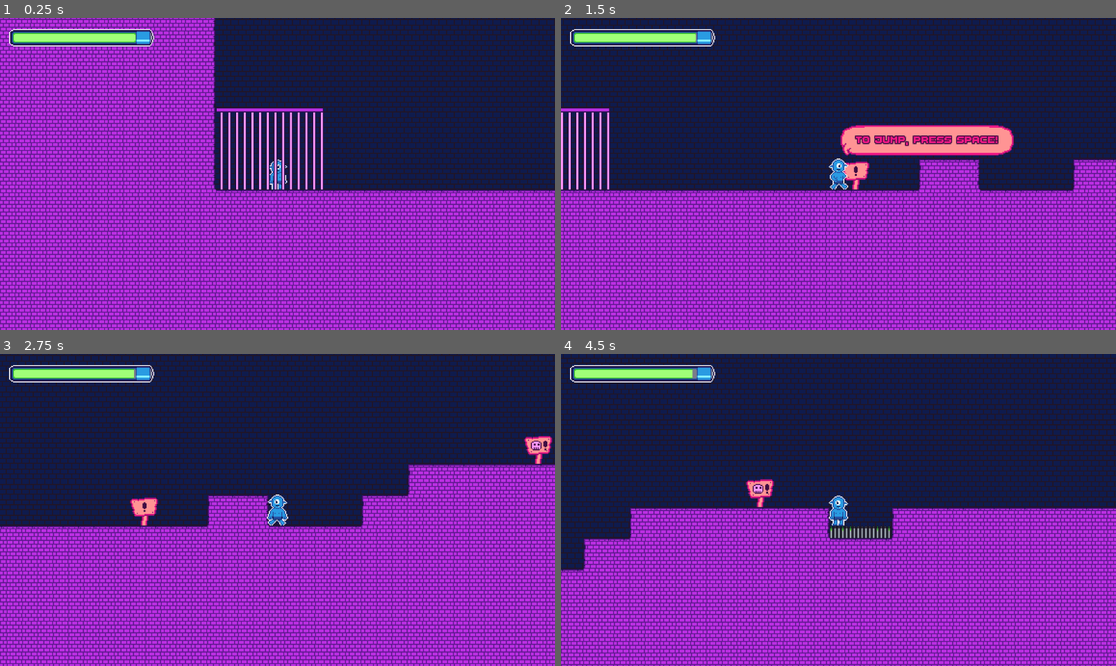
Above: before the commit, frames 1-4 (two rows, left to right).
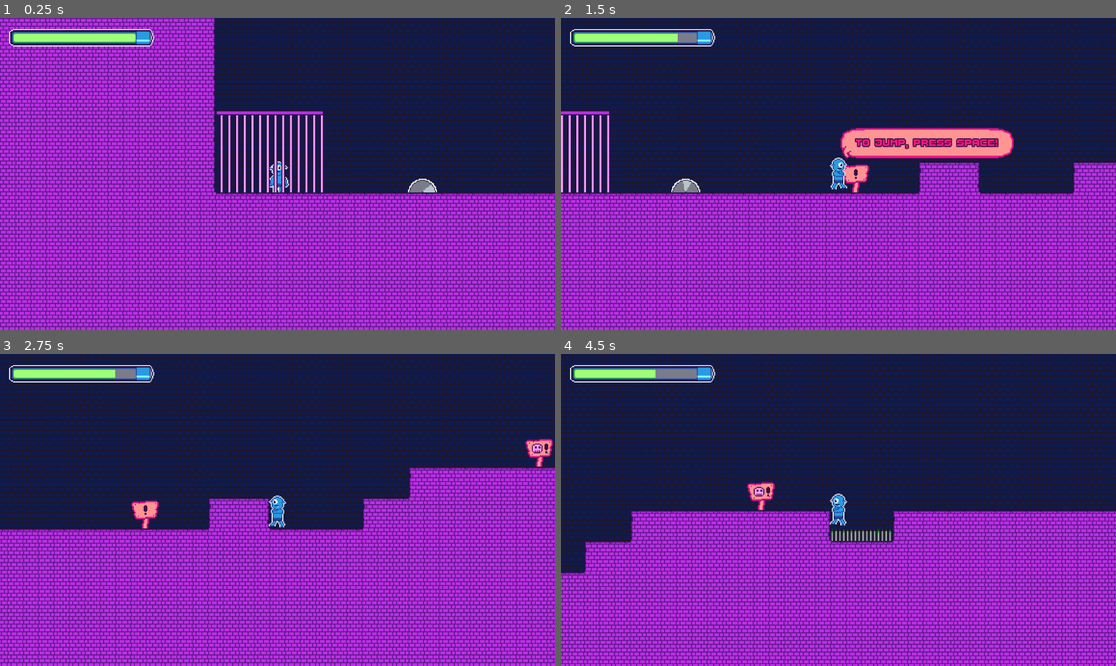
Above: after the commit, the same moments.

Repository: Matt-Lamo/Homunculose
Game: Godot game, scene res://Scenes/tutorial.tscn
Same seed, same stepped clock (60 frames per second), same inputs: the game is played once before the commit and once after it.
Inputs:
- Up to frame 1 (0.25 s): no input
- Up to frame 2 (1.5 s): tap Enter (ui_accept) at 0.5, 0.77 s; hold D (right) from 0.53 s (still down)
- Up to frame 3 (2.75 s): tap Enter (ui_accept) at 1.52 s; release D (right) at 2.03 s; hold A (left) from 2.03 s (still down)
- Up to frame 4 (4.5 s): release A (left) at 2.78 s; hold D (right) 2.78-4.28 s; tap Enter (ui_accept) at 3.02, 3.77 s; hold A (left) from 4.28 s (still down)

The runs differ from the first frame. In frame 1, 55% of the frame differs, in the area x 0-100%, y 0-100%; in frame 2, 51%; in frame 3, 54%; in frame 4, 53%.

Commit message:
Sawblade obstacle added

Diff:
--- a/Scenes/homunculus.tscn
+++ b/Scenes/homunculus.tscn
@@ -1,83 +1,275 @@
-[gd_scene load_steps=15 format=3 uid="uid://dkxk5pare3xqx"]
+[gd_scene load_steps=43 format=3 uid="uid://dkxk5pare3xqx"]
 
 [ext_resource type="Script" uid="uid://dpn8nq4sl1bq" path="res://Scripts/homunculus.gd" id="1_ocvrq"]
-[ext_resource type="Texture2D" uid="uid://ctvjjf7e6d2nr" path="res://Assets/Sprites/Homunculus Spritesheet.png" id="1_y42ka"]
+[ext_resource type="Texture2D" uid="uid://c3rxk4p1yw0ku" path="res://Assets/Sprites/idle.png" id="2_n8lva"]
+[ext_resource type="Texture2D" uid="uid://d2mxq71k8p85y" path="res://Assets/Sprites/jump.png" id="3_djr0o"]
+[ext_resource type="Texture2D" uid="uid://ciwn5j788rxk3" path="res://Assets/Sprites/run.png" id="3_n8lva"]
 [ext_resource type="Script" uid="uid://cwcvxlmyr7me5" path="res://Scripts/charge_timer.gd" id="3_ygv5h"]
-
-[sub_resource type="AtlasTexture" id="AtlasTexture_ymkup"]
-atlas = ExtResource("1_y42ka")
-region = Rect2(0, 0, 32, 32)
-
-[sub_resource type="AtlasTexture" id="AtlasTexture_jvk4d"]
-atlas = ExtResource("1_y42ka")
-region = Rect2(32, 0, 32, 32)
-
-[sub_resource type="AtlasTexture" id="AtlasTexture_lguf1"]
-atlas = ExtResource("1_y42ka")
-region = Rect2(64, 0, 32, 32)
-
-[sub_resource type="AtlasTexture" id="AtlasTexture_8edqv"]
-atlas = ExtResource("1_y42ka")
-region = Rect2(96, 0, 32, 32)
-
-[sub_resource type="AtlasTexture" id="AtlasTexture_y42ka"]
-atlas = ExtResource("1_y42ka")
-region = Rect2(128, 0, 32, 32)
-
-[sub_resource type="AtlasTexture" id="AtlasTexture_dedpo"]
-atlas = ExtResource("1_y42ka")
-region = Rect2(160, 0, 32, 32)
-
-[sub_resource type="AtlasTexture" id="AtlasTexture_pi6qm"]
-atlas = ExtResource("1_y42ka")
-region = Rect2(192, 0, 32, 32)
-
-[sub_resource type="AtlasTexture" id="AtlasTexture_3e2d7"]
-atlas = ExtResource("1_y42ka")
-region = Rect2(224, 0, 32, 32)
+[ext_resource type="Texture2D" uid="uid://b0rqnuvjqwckv" path="res://Assets/Sprites/facingaway.png" id="4_yu75g"]
+[ext_resource type="Texture2D" uid="uid://cs6sfqwk55hh2" path="res://Assets/Sprites/wall.png" id="5_ai20m"]
+
+[sub_resource type="AtlasTexture" id="AtlasTexture_j0skw"]
+atlas = ExtResource("3_djr0o")
+region = Rect2(0, 0, 42, 42)
+
+[sub_resource type="AtlasTexture" id="AtlasTexture_ld0m8"]
+atlas = ExtResource("3_djr0o")
+region = Rect2(42, 0, 42, 42)
+
+[sub_resource type="AtlasTexture" id="AtlasTexture_kc1a8"]
+atlas = ExtResource("3_djr0o")
+region = Rect2(84, 0, 42, 42)
+
+[sub_resource type="AtlasTexture" id="AtlasTexture_1msdo"]
+atlas = ExtResource("3_djr0o")
+region = Rect2(126, 0, 42, 42)
+
+[sub_resource type="AtlasTexture" id="AtlasTexture_i0a4t"]
+atlas = ExtResource("3_djr0o")
+region = Rect2(168, 0, 42, 42)
+
+[sub_resource type="AtlasTexture" id="AtlasTexture_djr0o"]
+atlas = ExtResource("2_n8lva")
+region = Rect2(0, 0, 42, 42)
+
+[sub_resource type="AtlasTexture" id="AtlasTexture_ai20m"]
+atlas = ExtResource("2_n8lva")
+region = Rect2(42, 0, 42, 42)
+
+[sub_resource type="AtlasTexture" id="AtlasTexture_yu75g"]
+atlas = ExtResource("2_n8lva")
+region = Rect2(84, 0, 42, 42)
+
+[sub_resource type="AtlasTexture" id="AtlasTexture_ek4i8"]
+atlas = ExtResource("2_n8lva")
+region = Rect2(126, 0, 42, 42)
+
+[sub_resource type="AtlasTexture" id="AtlasTexture_acfkb"]
+atlas = ExtResource("2_n8lva")
+region = Rect2(168, 0, 42, 42)
+
+[sub_resource type="AtlasTexture" id="AtlasTexture_s3lns"]
+atlas = ExtResource("3_djr0o")
+region = Rect2(210, 0, 42, 42)
+
+[sub_resource type="AtlasTexture" id="AtlasTexture_unk6l"]
+atlas = ExtResource("3_djr0o")
+region = Rect2(168, 0, 42, 42)
+
+[sub_resource type="AtlasTexture" id="AtlasTexture_gilqk"]
+atlas = ExtResource("3_djr0o")
+region = Rect2(126, 0, 42, 42)
+
+[sub_resource type="AtlasTexture" id="AtlasTexture_1sayd"]
+atlas = ExtResource("3_djr0o")
+region = Rect2(84, 0, 42, 42)
+
+[sub_resource type="AtlasTexture" id="AtlasTexture_e7ust"]
+atlas = ExtResource("3_djr0o")
+region = Rect2(42, 0, 42, 42)
+
+[sub_resource type="AtlasTexture" id="AtlasTexture_j6con"]
+atlas = ExtResource("3_djr0o")
+region = Rect2(0, 0, 42, 42)
+
+[sub_resource type="AtlasTexture" id="AtlasTexture_2qypo"]
+atlas = ExtResource("4_yu75g")
+region = Rect2(0, 0, 42, 42)
+
+[sub_resource type="AtlasTexture" id="AtlasTexture_a6o4f"]
+atlas = ExtResource("4_yu75g")
+region = Rect2(42, 0, 42, 42)
+
+[sub_resource type="AtlasTexture" id="AtlasTexture_ld42p"]
+atlas = ExtResource("4_yu75g")
+region = Rect2(84, 0, 42, 42)
+
+[sub_resource type="AtlasTexture" id="AtlasTexture_grcg7"]
+atlas = ExtResource("4_yu75g")
+region = Rect2(126, 0, 42, 42)
+
+[sub_resource type="AtlasTexture" id="AtlasTexture_hetxs"]
+atlas = ExtResource("4_yu75g")
+region = Rect2(168, 0, 42, 42)
+
+[sub_resource type="AtlasTexture" id="AtlasTexture_ratss"]
+atlas = ExtResource("3_n8lva")
+region = Rect2(0, 0, 42, 42)
+
+[sub_resource type="AtlasTexture" id="AtlasTexture_k04rr"]
+atlas = ExtResource("3_n8lva")
+region = Rect2(42, 0, 42, 42)
+
+[sub_resource type="AtlasTexture" id="AtlasTexture_he2pd"]
+atlas = ExtResource("3_n8lva")
+region = Rect2(84, 0, 42, 42)
+
+[sub_resource type="AtlasTexture" id="AtlasTexture_5fl41"]
+atlas = ExtResource("3_n8lva")
+region = Rect2(126, 0, 42, 42)
+
+[sub_resource type="AtlasTexture" id="AtlasTexture_h1mfh"]
+atlas = ExtResource("3_n8lva")
+region = Rect2(168, 0, 42, 42)
+
+[sub_resource type="AtlasTexture" id="AtlasTexture_flhba"]
+atlas = ExtResource("3_n8lva")
+region = Rect2(210, 0, 42, 42)
+
+[sub_resource type="AtlasTexture" id="AtlasTexture_cjlg5"]
+atlas = ExtResource("5_ai20m")
+region = Rect2(0, 0, 20, 40)
+
+[sub_resource type="AtlasTexture" id="AtlasTexture_jhkgg"]
+atlas = ExtResource("5_ai20m")
+region = Rect2(20, 0, 20, 40)
+
+[sub_resource type="AtlasTexture" id="AtlasTexture_0y1lt"]
+atlas = ExtResource("5_ai20m")
+region = Rect2(40, 0, 20, 40)
+
+[sub_resource type="AtlasTexture" id="AtlasTexture_3yfmy"]
+atlas = ExtResource("5_ai20m")
+region = Rect2(60, 0, 20, 40)
+
+[sub_resource type="AtlasTexture" id="AtlasTexture_sqcko"]
+atlas = ExtResource("5_ai20m")
+region = Rect2(80, 0, 20, 40)
 
 [sub_resource type="SpriteFrames" id="SpriteFrames_dedpo"]
 animations = [{
 "frames": [{
 "duration": 1.0,
-"texture": SubResource("AtlasTexture_ymkup")
-}, {
-"duration": 1.0,
-"texture": SubResource("AtlasTexture_jvk4d")
-}, {
-"duration": 1.0,
-"texture": SubResource("AtlasTexture_lguf1")
-}, {
-"duration": 1.0,
-"texture": SubResource("AtlasTexture_8edqv")
+"texture": SubResource("AtlasTexture_j0skw")
+}, {
+"duration": 1.0,
+"texture": SubResource("AtlasTexture_ld0m8")
+}, {
+"duration": 1.0,
+"texture": SubResource("AtlasTexture_kc1a8")
+}, {
+"duration": 1.0,
+"texture": SubResource("AtlasTexture_1msdo")
+}, {
+"duration": 1.0,
+"texture": SubResource("AtlasTexture_i0a4t")
+}],
+"loop": false,
+"name": &"falling",
+"speed": 10.0
+}, {
+"frames": [{
+"duration": 1.0,
+"texture": SubResource("AtlasTexture_djr0o")
+}, {
+"duration": 1.0,
+"texture": SubResource("AtlasTexture_ai20m")
+}, {
+"duration": 1.0,
+"texture": SubResource("AtlasTexture_yu75g")
+}, {
+"duration": 1.0,
+"texture": SubResource("AtlasTexture_ek4i8")
+}, {
+"duration": 1.0,
+"texture": SubResource("AtlasTexture_acfkb")
 }],
 "loop": true,
 "name": &"idle",
-"speed": 5.0
-}, {
-"frames": [{
-"duration": 1.0,
-"texture": SubResource("AtlasTexture_y42ka")
-}, {
-"duration": 1.0,
-"texture": SubResource("AtlasTexture_dedpo")
-}, {
-"duration": 1.0,
-"texture": SubResource("AtlasTexture_pi6qm")
-}, {
-"duration": 1.0,
-"texture": SubResource("AtlasTexture_3e2d7")
+"speed": 10.0
+}, {
+"frames": [{
+"duration": 1.0,
+"texture": SubResource("AtlasTexture_s3lns")
+}, {
+"duration": 1.0,
+"texture": SubResource("AtlasTexture_unk6l")
+}, {
+"duration": 1.0,
+"texture": SubResource("AtlasTexture_gilqk")
+}, {
+"duration": 1.0,
+"texture": SubResource("AtlasTexture_1sayd")
+}, {
+"duration": 1.0,
+"texture": SubResource("AtlasTexture_e7ust")
+}, {
+"duration": 1.0,
+"texture": SubResource("AtlasTexture_j6con")
+}],
+"loop": false,
+"name": &"jumping",
+"speed": 10.0
+}, {
+"frames": [{
+"duration": 1.0,
+"texture": SubResource("AtlasTexture_2qypo")
+}, {
+"duration": 1.0,
+"texture": SubResource("AtlasTexture_a6o4f")
+}, {
+"duration": 1.0,
+"texture": SubResource("AtlasTexture_ld42p")
+}, {
+"duration": 1.0,
+"texture": SubResource("AtlasTexture_grcg7")
+}, {
+"duration": 1.0,
+"texture": SubResource("AtlasTexture_hetxs")
+}],
+"loop": false,
+"name": &"turning_to_door",
+"speed": 12.0
+}, {
+"frames": [{
+"duration": 1.0,
+"texture": SubResource("AtlasTexture_ratss")
+}, {
+"duration": 1.0,
+"texture": SubResource("AtlasTexture_k04rr")
+}, {
+"duration": 1.0,
+"texture": SubResource("AtlasTexture_he2pd")
+}, {
+"duration": 1.0,
+"texture": SubResource("AtlasTexture_5fl41")
+}, {
+"duration": 1.0,
+"texture": SubResource("AtlasTexture_h1mfh")
+}, {
+"duration": 1.0,
+"texture": SubResource("AtlasTexture_flhba")
 }],
 "loop": true,
 "name": &"walking",
-"speed": 5.0
+"speed": 10.0
+}, {
+"frames": [{
+"duration": 1.0,
+"texture": SubResource("AtlasTexture_cjlg5")
+}, {
+"duration": 1.0,
+"texture": SubResource("AtlasTexture_jhkgg")
+}, {
+"duration": 1.0,
+"texture": SubResource("AtlasTexture_0y1lt")
+}, {
+"duration": 1.0,
+"texture": SubResource("AtlasTexture_3yfmy")
+}, {
+"duration": 1.0,
+"texture": SubResource("AtlasTexture_sqcko")
+}],
+"loop": true,
+"name": &"wall_sliding",
+"speed": 10.0
 }]
 
 [sub_resource type="RectangleShape2D" id="RectangleShape2D_y42ka"]
 size = Vector2(18, 30)
 
 [sub_resource type="RectangleShape2D" id="RectangleShape2D_ygv5h"]
-size = Vector2(20, 32)
+size = Vector2(18, 31)
 
 [node name="Homunculus" type="CharacterBody2D"]
 collision_mask = 6
@@ -88,10 +280,9 @@
 sprite_frames = SubResource("SpriteFrames_dedpo")
 animation = &"idle"
 autoplay = "idle"
-frame_progress = 0.502817
 
 [node name="CollisionShape2D" type="CollisionShape2D" parent="."]
-position = Vector2(0, 1)
+position = Vector2(1, 4)
 shape = SubResource("RectangleShape2D_y42ka")
 
 [node name="Timer" type="Timer" parent="."]
@@ -102,9 +293,10 @@
 collision_mask = 4
 
 [node name="CollisionShape2D" type="CollisionShape2D" parent="Hurtbox"]
-position = Vector2(0, 1)
+position = Vector2(1, 4.5)
 shape = SubResource("RectangleShape2D_ygv5h")
 debug_color = Color(0.960781, 0.0997243, 0.435305, 0.42)
 
+[connection signal="animation_finished" from="AnimatedSprite2D" to="." method="_on_animated_sprite_2d_animation_finished"]
 [connection signal="timeout" from="Timer" to="Timer" method="_on_timeout"]
 [connection signal="body_entered" from="Hurtbox" to="." method="_on_hitbox_body_entered"]
--- /dev/null
+++ b/Scenes/saw.tscn
@@ -0,0 +1,51 @@
+[gd_scene load_steps=8 format=3 uid="uid://d4d1cakprmnq"]
+
+[ext_resource type="Script" uid="uid://du6m7j6eqwthd" path="res://Scripts/saw.gd" id="1_4qbox"]
+[ext_resource type="Texture2D" uid="uid://b8g6k6p8enhqh" path="res://Assets/Sprites/Blade.png" id="1_jp1mk"]
+
+[sub_resource type="AtlasTexture" id="AtlasTexture_ddabk"]
+atlas = ExtResource("1_jp1mk")
+region = Rect2(0, 0, 32, 16)
+
+[sub_resource type="AtlasTexture" id="AtlasTexture_m2ud2"]
+atlas = ExtResource("1_jp1mk")
+region = Rect2(32, 0, 32, 16)
+
+[sub_resource type="AtlasTexture" id="AtlasTexture_reoe3"]
+atlas = ExtResource("1_jp1mk")
+region = Rect2(64, 0, 32, 16)
+
+[sub_resource type="AtlasTexture" id="AtlasTexture_b8b65"]
+atlas = ExtResource("1_jp1mk")
+region = Rect2(96, 0, 32, 16)
+
+[sub_resource type="SpriteFrames" id="SpriteFrames_tse5f"]
+animations = [{
+"frames": [{
+"duration": 1.0,
+"texture": SubResource("AtlasTexture_ddabk")
+}, {
+"duration": 1.0,
+"texture": SubResource("AtlasTexture_m2ud2")
+}, {
+"duration": 1.0,
+"texture": SubResource("AtlasTexture_reoe3")
+}, {
+"duration": 1.0,
+"texture": SubResource("AtlasTexture_b8b65")
+}],
+"loop": true,
+"name": &"default",
+"speed": 12.0
+}]
+
+[node name="Saw" type="Area2D"]
+script = ExtResource("1_4qbox")
+
+[node name="AnimatedSprite2D" type="AnimatedSprite2D" parent="."]
+sprite_frames = SubResource("SpriteFrames_tse5f")
+autoplay = "default"
+frame_progress = 0.203931
+
+[node name="CollisionPolygon2D" type="CollisionPolygon2D" parent="."]
+polygon = PackedVector2Array(-13, 8, 13, 8, 10, -1, 0, -5, -10, -1)
--- a/Scenes/tutorial.tscn
+++ b/Scenes/tutorial.tscn
@@ -1,12 +1,14 @@
-[gd_scene load_steps=20 format=4 uid="uid://2avxpwmciqkb"]
+[gd_scene load_steps=23 format=4 uid="uid://2avxpwmciqkb"]
 
 [ext_resource type="Texture2D" uid="uid://20dmr3dm01ly" path="res://Assets/Tilesheets/Background Tilesheet.png" id="1_i6t4g"]
 [ext_resource type="Texture2D" uid="uid://dt5vt2yjj2i41" path="res://Assets/Tilesheets/Foreground Tilesheet.png" id="2_p8jf4"]
 [ext_resource type="PackedScene" uid="uid://dkxk5pare3xqx" path="res://Scenes/homunculus.tscn" id="3_p1f1o"]
 [ext_resource type="PackedScene" uid="uid://0mjaihmx4gi2" path="res://Scenes/sign_2.tscn" id="4_8mnmb"]
 [ext_resource type="Texture2D" uid="uid://cgtr7gvpbkm25" path="res://Assets/Tilesheets/Hazards Tilesheet.png" id="4_ys4pu"]
+[ext_resource type="Script" uid="uid://c8pr8vxfosqa7" path="res://Scripts/saw_path_follow_2d.gd" id="5_ap3ea"]
 [ext_resource type="Texture2D" uid="uid://d0m4dm8ufrnfp" path="res://Assets/Sprites/Battery Hud Under.png" id="5_h2ono"]
 [ext_resource type="PackedScene" uid="uid://csowtgg5m54lg" path="res://Scenes/end_door.tscn" id="5_koko0"]
+[ext_resource type="PackedScene" uid="uid://d4d1cakprmnq" path="res://Scenes/saw.tscn" id="5_lsb8r"]
 [ext_resource type="Script" uid="uid://bgaww1xfs0vrt" path="res://Scripts/charge_bar.gd" id="5_p8jf4"]
 [ext_resource type="Texture2D" uid="uid://kyqtypgvt8r7" path="res://Assets/Sprites/Battery Hud Over.png" id="6_on4kn"]
 [ext_resource type="Texture2D" uid="uid://vh6t7e8iplgc" path="res://Assets/Sprites/Battery Hud Progress.png" id="7_70gml"]
@@ -71,6 +73,13 @@
 physics_layer_0/collision_layer = 2
 sources/0 = SubResource("TileSetAtlasSource_rwowx")
 
+[sub_resource type="Curve2D" id="Curve2D_lsb8r"]
+bake_interval = 1.0
+_data = {
+"points": PackedVector2Array(0, 0, 0, 0, 0, 8, 0, 0, 0, 0, 194, 8, 0, 0, 0, 0, 0, 8)
+}
+point_count = 3
+
 [sub_resource type="TileSetAtlasSource" id="TileSetAtlasSource_hu44a"]
 texture = ExtResource("4_ys4pu")
 2:0/0 = 0
@@ -103,6 +112,19 @@
 [node name="Sign2" parent="." instance=ExtResource("4_8mnmb")]
 position = Vector2(712, -64)
 signText = "Hazards like these will decrease your charge!"
+
+[node name="SawPath2d" type="Path2D" parent="."]
+position = Vector2(78, 8)
+curve = SubResource("Curve2D_lsb8r")
+
+[node name="SawPathFollow2d" type="PathFollow2D" parent="SawPath2d"]
+position = Vector2(0, 8)
+rotates = false
+script = ExtResource("5_ap3ea")
+
+[node name="Saw" parent="SawPath2d/SawPathFollow2d" instance=ExtResource("5_lsb8r")]
+position = Vector2(0, -8)
+direction = "bottom"
 
 [node name="End_Door" parent="." instance=ExtResource("5_koko0")]
 position = Vector2(1720, -152)
@@ -141,5 +163,7 @@
 position = Vector2(-2, 9)
 texture = ExtResource("9_8va2t")
 
+[connection signal="body_entered" from="SawPath2d/SawPathFollow2d/Saw" to="Homunculus" method="_on_saw_body_entered"]
 [connection signal="body_entered" from="End_Door" to="End_Door" method="_on_body_entered"]
 [connection signal="body_exited" from="End_Door" to="End_Door" method="_on_body_exited"]
+[connection signal="door_animation" from="End_Door" to="Homunculus" method="_on_end_door_door_animation"]
--- a/Scripts/end_door.gd
+++ b/Scripts/end_door.gd
@@ -3,6 +3,7 @@
 var opened = false
 @onready var playerInArea = false
 @onready var animatedSprite2d = $AnimatedSprite2D
+signal door_animation
 func _ready() -> void:
 	opened = false
 
@@ -13,6 +14,7 @@
 			#SEND SIGNAL TO PLAYER TO FREEZE AND PLAY ANIMATION
 			if animatedSprite2d.animation == "Idle":
 				animatedSprite2d.play("Open Animation")
+				door_animation.emit()
 
 
 
--- a/Scripts/homunculus.gd
+++ b/Scripts/homunculus.gd
@@ -2,29 +2,46 @@
 
 const SPEED = 300.0
 const JUMP_VELOCITY = -400.0
+const sawDamage = 15
+const hazardDamage = 15
+var deathBool = true #flips when player dies to break physics_process loop
 @onready var state = "Idle"
-@onready var animated_sprite_2d = $AnimatedSprite2D
+@onready var animatedSprite2d = $AnimatedSprite2D
 
 func _ready() -> void:
 	Global.charge = Global.maxCharge
 
 func _physics_process(delta: float) -> void:
+	if Global.charge <= 0:
+		if deathBool: #should trigger first time player runs out of charge
+			deathBool = false
+			#animatedSprite2d.play("dead") NEED TO DRAW DEATH ANIMATION
+
+
 	# Add the gravity.
 	if not is_on_floor():
 		velocity += get_gravity() * delta
+		#if velocity.y > 0.0:
+		#	animatedSprite2d.play("falling")
+		#elif velocity.y < 0.0:
+		#	animatedSprite2d.play("jumping")
+	#else:
+		#animatedSprite2d.play("idle")
+
 
 
 	# Handle jump.
 	if Input.is_action_just_pressed("ui_accept") and is_on_floor():
 		velocity.y = JUMP_VELOCITY
 
+
 	# Get the input direction and handle the movement/deceleration.
 	var direction := Input.get_axis("left", "right")
 	if direction !=0:
-		animated_sprite_2d.flip_h = (direction ==-1)  #flips animation
-		animated_sprite_2d.play("walking")
+		animatedSprite2d.flip_h = (direction ==-1)  #flips animation
+		animatedSprite2d.play("walking")
 	else:
-		animated_sprite_2d.play("idle")
+		animatedSprite2d.play("idle")
 
 	if direction:
 		velocity.x = direction * SPEED
@@ -37,3 +54,22 @@
 func _on_hitbox_body_entered(body: Node2D) -> void:
 	if body.name == "Hazards":
 		print("HAZARD HIT.")
+		Global.charge -= hazardDamage
+
+
+func _on_end_door_door_animation() -> void:
+	print("Signal received.")
+	animatedSprite2d.stop()
+	animatedSprite2d.play("turning_to_door")
+
+
+
+func _on_animated_sprite_2d_animation_finished() -> void:
+	if animatedSprite2d.animation == "turning_to_door":
+		pass #change scene to transition to next level
+	elif animatedSprite2d.animation == "jumping":
+		animatedSprite2d.play("falling")
+
+
+func _on_saw_body_entered(body: Node2D) -> void:
+	Global.charge -= sawDamage
--- /dev/null
+++ b/Scripts/saw.gd
@@ -0,0 +1,21 @@
+extends Area2D
+
+@export var direction = ""
+
+# Called when the node enters the scene tree for the first time.
+func _ready() -> void:
+	match direction:
+		"bottom":
+			rotation_degrees = 0
+		"top":
+			rotation_degrees = 180
+		"left":
+			rotation_degrees = 90
+		"right":
+			rotation_degrees = 270
+
+
+
+# Called every frame. 'delta' is the elapsed time since the previous frame.
+func _process(delta: float) -> void:
+	pass
--- /dev/null
+++ b/Scripts/saw_path_follow_2d.gd
@@ -0,0 +1,6 @@
+extends PathFollow2D
+
+@export var speed = 0.75
+
+func _process(delta: float) -> void:
+	progress_ratio += delta * speed
Binary file added: Assets/Sprites/Blade.png
Not shown, added: Assets/Sprites/Blade.png.import
Binary file changed: Assets/Sprites/wall.png
Not shown, added: Scripts/saw.gd.uid
Not shown, added: Scripts/saw_path_follow_2d.gd.uid
